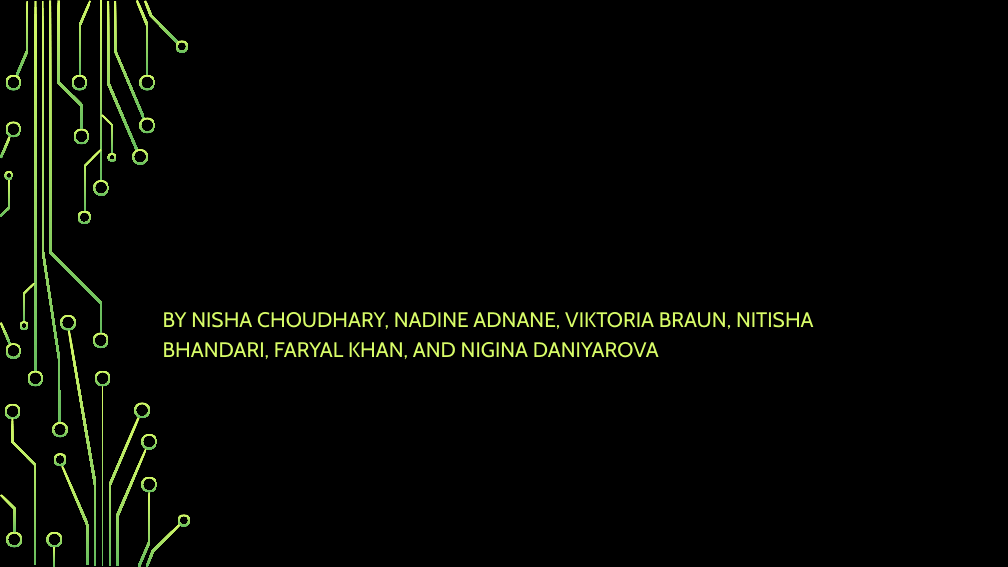
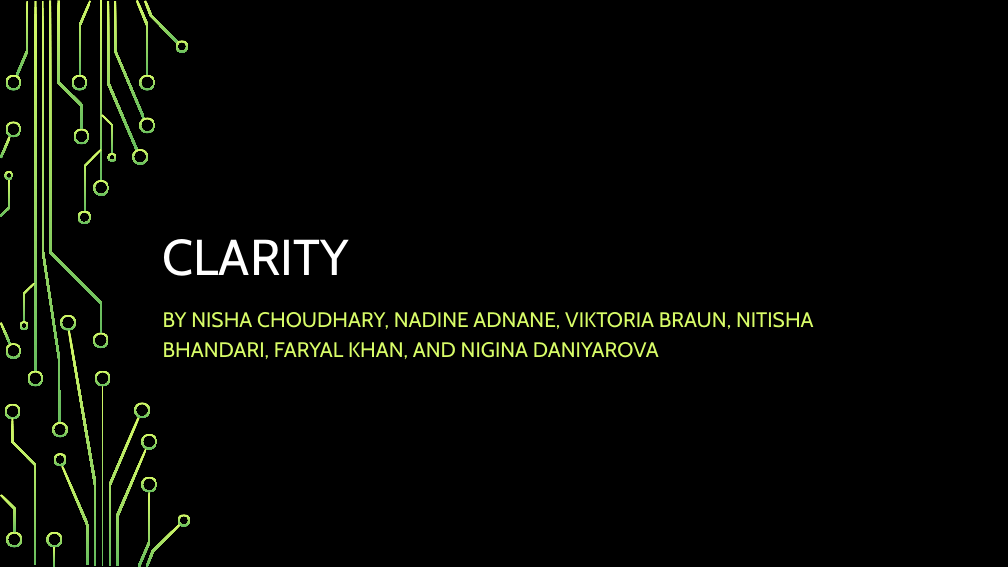
Before and after one commit to choudharynisha/Clarity-App, a slide deck: slide 1 of Demonstration/Estée Lauder Hackathon 2019 – Project Presentation, ~3 Minutes.pptx. Drawn at 1008x567 pixels with LibreOffice and Linux fonts; fonts in the diff are those of the drawing; background and template pictures are left out. Boxes give left, top, right and bottom in pixels: in the first picture for what was removed or moved away, otherwise in the second. Text is boxed around its words. In the diff, an @@ line names an element or a change of style, - is before the commit and + after.

```diff
--- a/Demonstration/Estée Lauder Hackathon 2019 – Project Presentation, ~3 Minutes.pptx
+++ b/Demonstration/Estée Lauder Hackathon 2019 – Project Presentation, ~3 Minutes.pptx
@@ title added at [163, 239, 349, 276], 48 pt, text #FFFFFF @@
+CLARITY
```
Also in this commit, not shown: 2 slides added, 2 slides removed.
